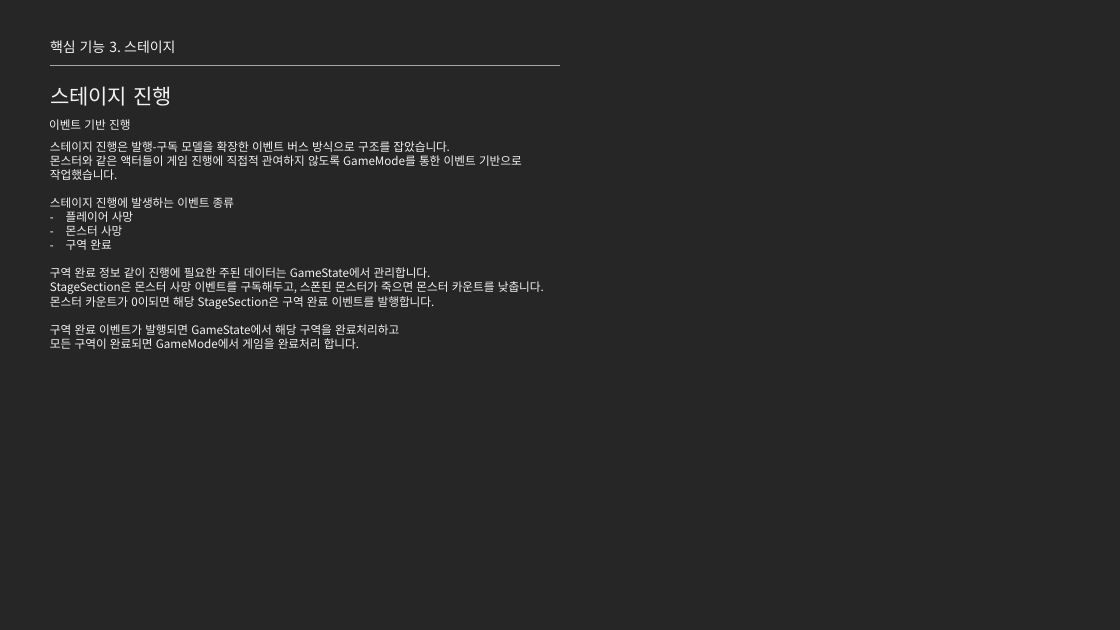
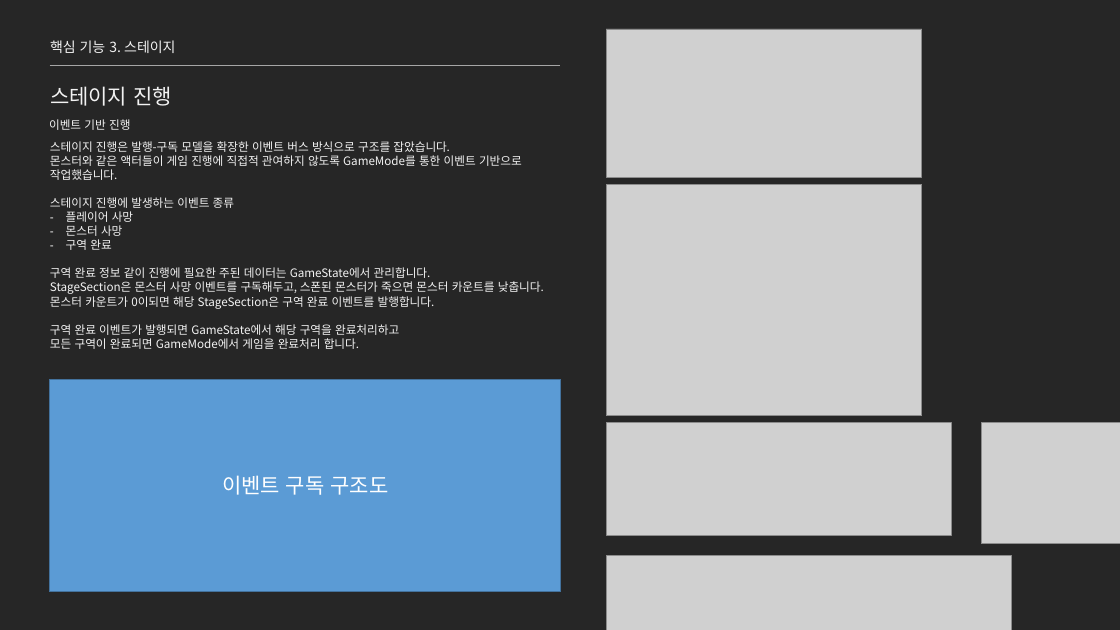
Before and after one commit to jhk0701/project-ARPGHunter, a slide deck: slide 22 of Docs/UnrealEngine_문서_김정환.pptx. Drawn at 1120x630 pixels with LibreOffice and Linux fonts; fonts in the diff are those of the drawing; grey boxes stand for pictures. Boxes give left, top, right and bottom in pixels: in the first picture for what was removed or moved away, otherwise in the second. Text is boxed around its words. In the diff, an @@ line names an element or a change of style, - is before the commit and + after.

```diff
--- a/Docs/UnrealEngine_문서_김정환.pptx
+++ b/Docs/UnrealEngine_문서_김정환.pptx
@@ picture added at [607,29,923,177] @@
@@ picture added at [607,184,923,416] @@
@@ rectangle added at [50,379,561,592], fill #5B9BD5, outline #43739E 1 pt, 18 pt, text #FFFFFF @@
+이벤트 구독 구조도
@@ picture added at [607,423,952,535] @@
@@ picture added at [981,423,1120,544] @@
@@ picture added at [607,555,1012,630] @@
```
Also in this commit, not shown: 15 other slides changed, 15 other files.
